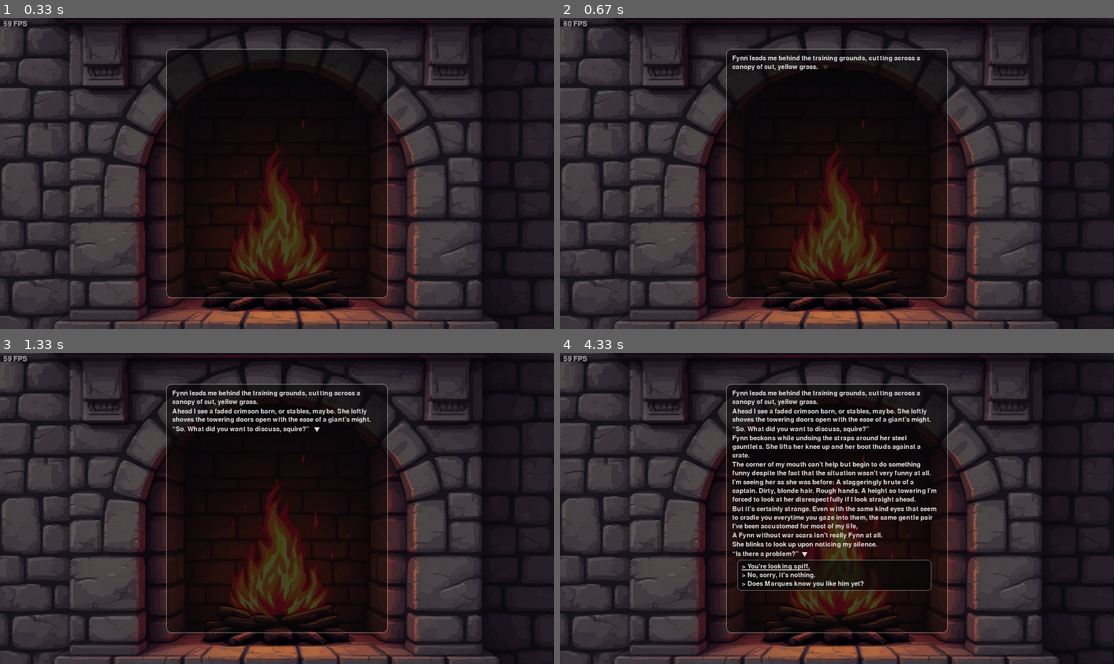
Above: before the commit, frames 1-4 (two rows, left to right).
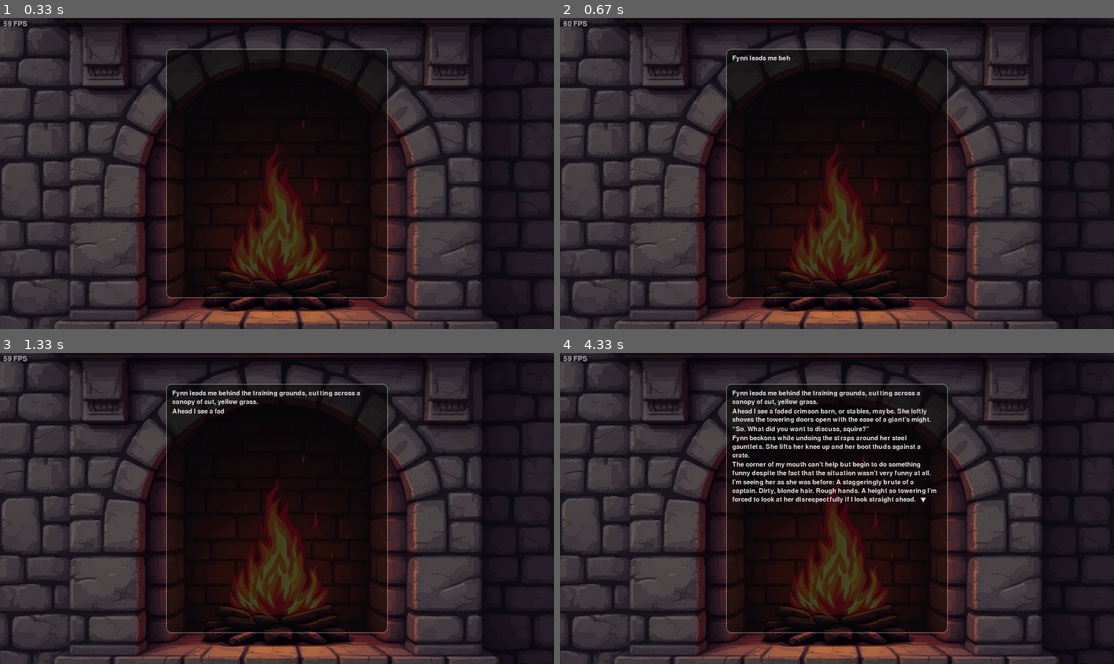
Above: after the commit, the same moments.

Repository: jhoangnguyen/solid
Game: pygame game, started from run.py
Same seed, same stepped clock (60 frames per second), same inputs: the game is played once before the commit and once after it.
Inputs (mouse positions are in pixels of both pictures, inside the frame that each line leads up to):
- Up to frame 1 (0.33 s): no input
- Up to frame 2 (0.67 s): click (837, 195) at 0.38 s
- Up to frame 3 (1.33 s): click (332, 576) at 0.72 s; click (343, 536) at 1.05 s
- Up to frame 4 (4.33 s): click (704, 446) at 1.38 s; click (837, 545) at 1.72 s; click (1030, 589) at 2.55 s; click (654, 539) at 2.88 s; click (676, 449) at 3.22 s; click (704, 561) at 3.55 s; click (1036, 580) at 3.88 s; click (670, 623) at 4.22 s

Frame 1 is identical in both runs. In frame 2, 0.4% of the frame differs, in the area x 31-65%, y 12-17%; in frame 3, 0.8%; in frame 4, 3.4%, in the area x 31-68%, y 46-77%.

Commit message:
Typerwriter effect imnplementation

Diff:
--- a/engine/settings.py
+++ b/engine/settings.py
@@ -32,6 +32,8 @@
     intro_duration: float = 0.18            # Fade/slide duration for each line
     intro_offset_px: int = 10               # How many pixels the new line slides up from
     stick_to_bottom_threshold_px: int = 24  # If user is within threshoild from the bottom, keep scrolling
+    typewriter_enabled: bool = False        # Typewriter boolean
+    chars_per_sec: float = 45.0             # Float for char rate
 
 
 @dataclass
@@ -79,6 +81,8 @@
             intro_duration=float(_get(data, "ui.textbox.reveal.intro_duration", 0.18)),
             intro_offset_px=float(_get(data, "ui.textbox.reveal.intro_offset_px", 10)),
             stick_to_bottom_threshold_px=float(_get(data, "ui.textbox.reveal.stick_to_bottom_threshold_px", 24)),
+            typewriter_enabled=bool(_get(data, "ui.textbox.reveal.typewriter_enabled", False)),
+            chars_per_sec=float(_get(data, "ui.textbox.reveal.chars_per_sec", 45.0)),
         ),
     )
 
@@ -152,4 +156,6 @@
         "intro_duration": float(rv.get("intro_duration", 0.18)),
         "intro_offset_px": int(rv.get("intro_offset_px", 10)),
         "stick_to_bottom_threshold_px": int(rv.get("stick_to_bottom_threshold_px", 24)),
+        "typewriter_enabled": bool(rv.get("typewriter_enabled", False)),
+        "chars_per_sec": float(rv.get("chars_per_sec", 45.0)),
     }
--- a/engine/ui/text_model.py
+++ b/engine/ui/text_model.py
@@ -10,6 +10,8 @@
     intro_duration: float = 0.18
     intro_offset_px: int = 10
     stick_to_bottom_threshold_px: int = 24  # used by the wrapper to keep view anchored
+    typewriter_enabled: bool = False
+    chars_per_sec: float = 45.0
 
 @dataclass(eq=False)
 class Entry:
@@ -101,17 +103,20 @@
         Finish current fade if any, then release the next line (if any).
         Returns True if something changed visibly.
         """
-        changed = False
+        # 1) Finish the current line if it's still animating
         if self._visible:
             last = self._visible[-1]
             if last.t < last.duration:
                 last.t = last.duration
-                changed = True
+                return True  # consume this click just to complete the line
+
+        # 2) No animation to finish -> advance to the next line
         if self._pending:
             self._release_timer = 0.0
             self._release_next()
-            changed = True
-        return changed
+            return True
+
+        return False
 
     def advance_line_now(self) -> bool:
         if self._pending:
@@ -144,6 +149,17 @@
     # ---------- internals ----------
     def _make_entry(self, text: str, animated: bool, wait: bool) -> Entry:
         rp = self.reveal
+        if animated and rp.typewriter_enabled:
+            # Duration = characters / CPS (newlines chars are not rendered, and do not count towards this rate)
+            n_chars = len((text or "").replace("\n", ""))
+            dur = max(1e-6, n_chars / max(1e-6, rp.chars_per_sec))
+            return Entry(\
+                text=text, t=0.0,
+                duration=dur,
+                offset_px=0,
+                visible=False,
+                wait_for_input=wait
+            )
         return Entry(
             text=text,
             t=0.0,
--- a/engine/ui/text_view.py
+++ b/engine/ui/text_view.py
@@ -18,7 +18,10 @@
 @dataclass
 class _Layout:
     surfaces: List[pygame.Surface]
-    height: int  # sum(heights) + (lines-1)*line_spacing
+    height: int                         # sum(heights) + (lines-1)*line_spacing
+    lines: List[str]                    # Wrapped strings (for typing)
+    prefix_w: List[List[int]]           # Per-line prefix widths for fast clipping
+    total_chars: int                    # Sum of len(lines) over wrapped lines
 
 class TextView:
     """
@@ -159,9 +162,18 @@
         for idx_entry, e in enumerate(entries):
             lay = self._cache[e]
             # entry easing
+            # u = 1.0 if e.duration <= 0 else _ease_out_cubic(e.t / e.duration)
+            # offset = int((1.0 - u) * e.offset_px)
+            # alpha = int(255 * u)
+
+            # Is this a typewriter entry? (This will be eoncded as animated with no slide)
+            is_typing = (e.duration > 0 and e.offset_px == 0)
             u = 1.0 if e.duration <= 0 else _ease_out_cubic(e.t / e.duration)
-            offset = int((1.0 - u) * e.offset_px)
-            alpha = int(255 * u)
+            offset = 0 if is_typing else int((1.0 - u) * e.offset_px)
+            alpha = 255 if is_typing else int(255 * u)
+
+            # Characters this entry should show for typing mode
+            chars_to_show = lay.total_chars if not is_typing else int(round(lay.total_chars * max(0.0, min(1.0, e.t / e.duration))))
 
             for j, surf in enumerate(lay.surfaces):
                 h = surf.get_height()
@@ -172,10 +184,27 @@
                     indicator_pos = (viewport.x + surf.get_width(), y + offset, h)
 
                 if y + h + offset >= viewport.y and y + offset <= viewport.bottom:
-                    prev_alpha = surf.get_alpha()
-                    surf.set_alpha(alpha)
-                    layer.blit(surf, (viewport.x, y + offset))
-                    surf.set_alpha(prev_alpha)
+                    # prev_alpha = surf.get_alpha()
+                    # surf.set_alpha(alpha)
+                    # layer.blit(surf, (viewport.x, y + offset))
+                    # surf.set_alpha(prev_alpha)
+                    if is_typing:
+                        # Determine how many chars of this wrapped line are visible
+                        line_len = len(lay.lines[j])
+                        show_in_line = max(0, min(line_len, chars_to_show))
+                        if show_in_line > 0:
+                            w_clip = lay.prefix_w[j][show_in_line]
+                            prev_alpha = surf.get_alpha()
+                            surf.set_alpha(alpha)
+                            layer.blit(surf, (viewport.x, y + offset), area=pygame.Rect(0, 0, w_clip, h))
+                            surf.set_alpha(prev_alpha)
+                        # Consume budget for next lines in this entry
+                        chars_to_show = max(0, chars_to_show - line_len)
+                    else:
+                        prev_alpha = surf.get_alpha()
+                        surf.set_alpha(alpha)
+                        layer.blit(surf, (viewport.x, y + offset))
+                        surf.set_alpha(prev_alpha)
 
                 y += h
                 if j < len(lay.surfaces) - 1:
@@ -191,8 +220,23 @@
 
     # --------- internals ---------
     def _layout_entry(self, e: Entry, wrap_w: int) -> _Layout:
-        surfaces, height = self.layout.layout(e.text or "", wrap_w)
-        return _Layout(surfaces, height)
+        # surfaces, height = self.layout.layout(e.text or "", wrap_w)
+        # return _Layout(surfaces, height)
+
+        # Wrap, render, and precompute prefix widths for fast typewriter clipping
+        lines = self.layout.wrap(e.text or "", wrap_w)
+        surfaces, height = self.layout.render_lines(lines)
+        measure = self.layout.font.size
+
+        prefix_w: List[List[int]] = []
+        for s in lines:
+            widths = [0]
+            for i in range(1, len(s) + 1):
+                widths.append(measure(s[:i])[0])
+            prefix_w.append(widths)
+
+        total_chars = sum(len(s) for s in lines)
+        return _Layout(surfaces, height, lines, prefix_w, total_chars)
 
     # ---------- wait indicator ----------
     def _get_wait_style(self) -> dict:
--- a/game/config/defaults.yaml
+++ b/game/config/defaults.yaml
@@ -16,6 +16,8 @@
   intro_duration: 0.18
   intro_offset_px: 10
   stick_to_bottom_threshold_px: 24
+  typewriter_enabled: true
+  chars_per_sec: 60
 
 theme:
   font_path: null
